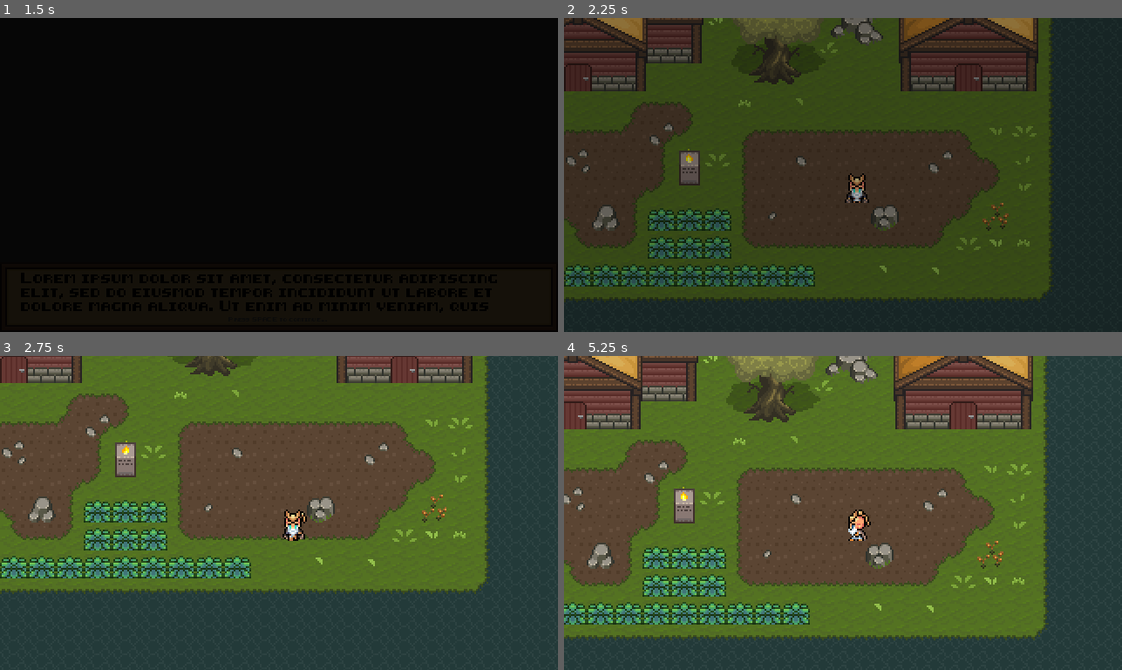
Above: before the commit, frames 1-4 (two rows, left to right).
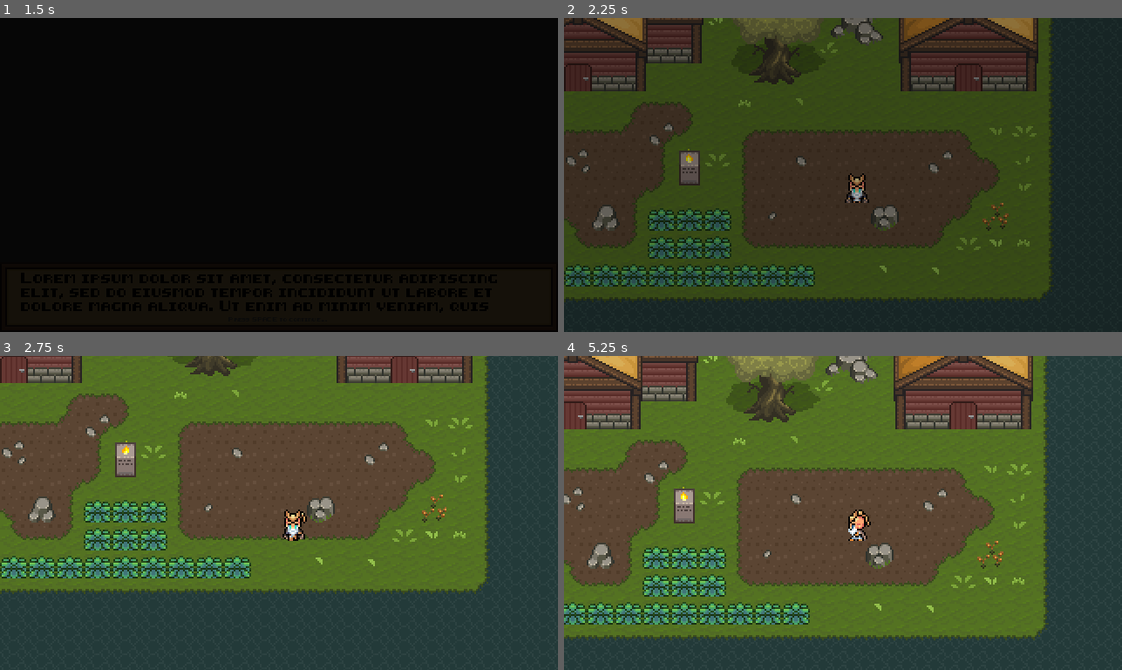
Above: after the commit, the same moments.

Repository: Lertos/draykawn
Game: Godot game, scene res://Scenes/Levels/SceneManager.tscn
Same seed, same stepped clock (60 frames per second), same inputs: the game is played once before the commit and once after it.
Inputs:
- Up to frame 1 (1.5 s): click "START" at 0.5 s; hold D (move_right) from 1.28 s (still down); hold Space (main_action) from 1.28 s (still down)
- Up to frame 2 (2.25 s): release D (move_right) at 2.03 s; release Space (main_action) at 2.03 s; hold S (move_down) from 2.03 s (still down); tap Space (main_action) at 2.1 s
- Up to frame 3 (2.75 s): keep holding S (move_down)
- Up to frame 4 (5.25 s): release S (move_down) at 2.78 s; hold D (move_right) 2.78-3.53 s; hold Space (main_action) 2.78-3.53 s; hold W (move_up) 3.53-4.28 s; tap Space (main_action) at 3.6, 5.1 s; hold Space (main_action) 4.28-5.03 s; hold A (move_left) from 4.28 s (still down)

Frame 1 is identical in both runs. In frame 2, less than 0.1% of the frame differs, in the area x 0-45%, y 67-86%; in frame 3, 0.2%, in the area x 0-45%, y 52-71%; in frame 4, 0.2%.

Commit message:
Fixing bug with grass tiles clipping above player when walking downwards and upwards

Diff:
--- a/Scenes/Levels/SceneManager.tscn
+++ b/Scenes/Levels/SceneManager.tscn
@@ -71,6 +71,7 @@
 }
 
 [node name="SceneManager" type="Node2D"]
+z_as_relative = false
 y_sort_enabled = true
 script = ExtResource("1_ak76w")
 
@@ -78,9 +79,11 @@
 
 [node name="CurrentScene" type="Node2D" parent="."]
 visible = false
+z_as_relative = false
 y_sort_enabled = true
 
 [node name="PlayerList" type="Node2D" parent="."]
+z_as_relative = false
 y_sort_enabled = true
 
 [node name="DialogueMenu" parent="." instance=ExtResource("3_g51lt")]
--- a/Scenes/Player.tscn
+++ b/Scenes/Player.tscn
@@ -438,12 +438,16 @@
 
 [node name="Player" type="CharacterBody2D"]
 z_index = 10
+z_as_relative = false
 y_sort_enabled = true
 collision_mask = 15
 script = ExtResource("1_bu31b")
 
 [node name="Sprite2D" type="Sprite2D" parent="."]
 visible = false
+z_index = 10
+z_as_relative = false
+y_sort_enabled = true
 texture = ExtResource("2_eh4b4")
 centered = false
 offset = Vector2(0, -4)
--- a/Scenes/TallGrass.tscn
+++ b/Scenes/TallGrass.tscn
@@ -7,6 +7,9 @@
 
 [sub_resource type="RectangleShape2D" id="RectangleShape2D_5pnom"]
 size = Vector2(12, 11)
+
+[sub_resource type="RectangleShape2D" id="RectangleShape2D_v3h7j"]
+size = Vector2(1, 1)
 
 [sub_resource type="Animation" id="Animation_7t6ml"]
 length = 0.001
@@ -25,34 +28,22 @@
 tracks/1/type = "value"
 tracks/1/imported = false
 tracks/1/enabled = true
-tracks/1/path = NodePath("ForegroundGrass:visible")
+tracks/1/path = NodePath("ForegroundGrassAnim:frame")
 tracks/1/interp = 1
 tracks/1/loop_wrap = true
 tracks/1/keys = {
 "times": PackedFloat32Array(0),
 "transitions": PackedFloat32Array(1),
 "update": 1,
-"values": [true]
+"values": [0]
 }
 tracks/2/type = "value"
 tracks/2/imported = false
 tracks/2/enabled = true
-tracks/2/path = NodePath("ForegroundGrassAnim:frame")
+tracks/2/path = NodePath("ForegroundGrassAnim:visible")
 tracks/2/interp = 1
 tracks/2/loop_wrap = true
 tracks/2/keys = {
-"times": PackedFloat32Array(0),
-"transitions": PackedFloat32Array(1),
-"update": 1,
-"values": [0]
-}
-tracks/3/type = "value"
-tracks/3/imported = false
-tracks/3/enabled = true
-tracks/3/path = NodePath("ForegroundGrassAnim:visible")
-tracks/3/interp = 1
-tracks/3/loop_wrap = true
-tracks/3/keys = {
 "times": PackedFloat32Array(0),
 "transitions": PackedFloat32Array(1),
 "update": 1,
@@ -77,22 +68,10 @@
 tracks/1/type = "value"
 tracks/1/imported = false
 tracks/1/enabled = true
-tracks/1/path = NodePath("ForegroundGrass:visible")
+tracks/1/path = NodePath("ForegroundGrassAnim:visible")
 tracks/1/interp = 1
 tracks/1/loop_wrap = true
 tracks/1/keys = {
-"times": PackedFloat32Array(0.1),
-"transitions": PackedFloat32Array(1),
-"update": 1,
-"values": [false]
-}
-tracks/2/type = "value"
-tracks/2/imported = false
-tracks/2/enabled = true
-tracks/2/path = NodePath("ForegroundGrassAnim:visible")
-tracks/2/interp = 1
-tracks/2/loop_wrap = true
-tracks/2/keys = {
 "times": PackedFloat32Array(0.1),
 "transitions": PackedFloat32Array(1),
 "update": 1,
@@ -117,34 +96,22 @@
 tracks/1/type = "value"
 tracks/1/imported = false
 tracks/1/enabled = true
-tracks/1/path = NodePath("ForegroundGrass:visible")
+tracks/1/path = NodePath("ForegroundGrassAnim:frame")
 tracks/1/interp = 1
 tracks/1/loop_wrap = true
 tracks/1/keys = {
-"times": PackedFloat32Array(0.1),
-"transitions": PackedFloat32Array(1),
-"update": 1,
-"values": [true]
-}
-tracks/2/type = "value"
-tracks/2/imported = false
-tracks/2/enabled = true
-tracks/2/path = NodePath("ForegroundGrassAnim:frame")
-tracks/2/interp = 1
-tracks/2/loop_wrap = true
-tracks/2/keys = {
 "times": PackedFloat32Array(0, 0.1, 0.2),
 "transitions": PackedFloat32Array(1, 1, 1),
 "update": 1,
 "values": [0, 1, 2]
 }
-tracks/3/type = "value"
-tracks/3/imported = false
-tracks/3/enabled = true
-tracks/3/path = NodePath("ForegroundGrassAnim:visible")
-tracks/3/interp = 1
-tracks/3/loop_wrap = true
-tracks/3/keys = {
+tracks/2/type = "value"
+tracks/2/imported = false
+tracks/2/enabled = true
+tracks/2/path = NodePath("ForegroundGrassAnim:visible")
+tracks/2/interp = 1
+tracks/2/loop_wrap = true
+tracks/2/keys = {
 "times": PackedFloat32Array(0, 0.35),
 "transitions": PackedFloat32Array(1, 1),
 "update": 1,
@@ -172,15 +139,15 @@
 hframes = 2
 
 [node name="ForegroundGrass" type="Sprite2D" parent="."]
-z_index = 10
+visible = false
+z_index = 11
 z_as_relative = false
-y_sort_enabled = true
 texture = ExtResource("3_gd3wv")
 centered = false
 
 [node name="ForegroundGrassAnim" type="Sprite2D" parent="."]
 visible = false
-z_index = 10
+z_index = 11
 z_as_relative = false
 y_sort_enabled = true
 position = Vector2(0, 4)
@@ -196,6 +163,12 @@
 position = Vector2(0, 0.5)
 shape = SubResource("RectangleShape2D_5pnom")
 
+[node name="InnerArea2D" type="Area2D" parent="."]
+
+[node name="CollisionShape2D" type="CollisionShape2D" parent="InnerArea2D"]
+position = Vector2(8, 0.5)
+shape = SubResource("RectangleShape2D_v3h7j")
+
 [node name="AnimationPlayer" type="AnimationPlayer" parent="."]
 libraries = {
 "": SubResource("AnimationLibrary_gsenb")
@@ -203,3 +176,5 @@
 
 [connection signal="body_entered" from="Area2D" to="." method="on_body_entered"]
 [connection signal="body_exited" from="Area2D" to="." method="on_body_exited"]
+[connection signal="body_entered" from="InnerArea2D" to="." method="on_inner_area_entered"]
+[connection signal="body_exited" from="InnerArea2D" to="." method="on_inner_area_exited"]
--- a/Scripts/TallGrass.gd
+++ b/Scripts/TallGrass.gd
@@ -9,3 +9,11 @@
 
 func on_body_exited(_body):
 	anim_player.play("idle")
+
+
+func on_inner_area_entered(_body):
+	$ForegroundGrass.visible = true
+
+
+func on_inner_area_exited(_body):
+	$ForegroundGrass.visible = false
Not shown: 1 places in Scenes/TallGrass.tscn that only renumber resources
